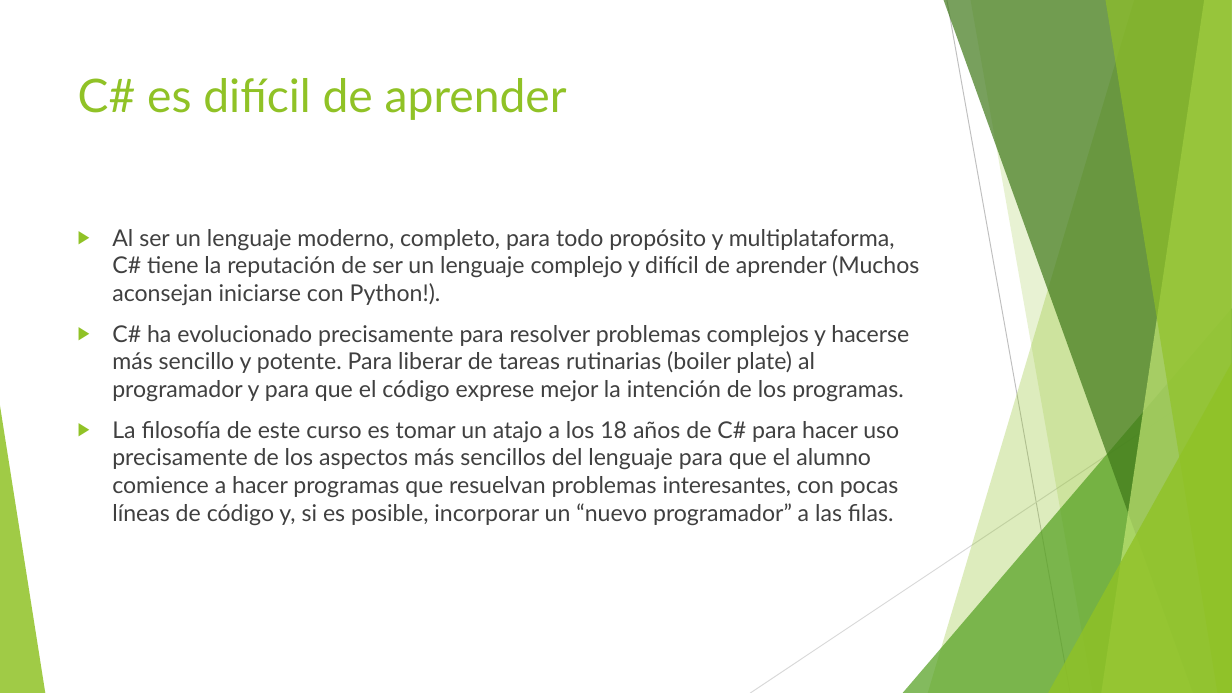
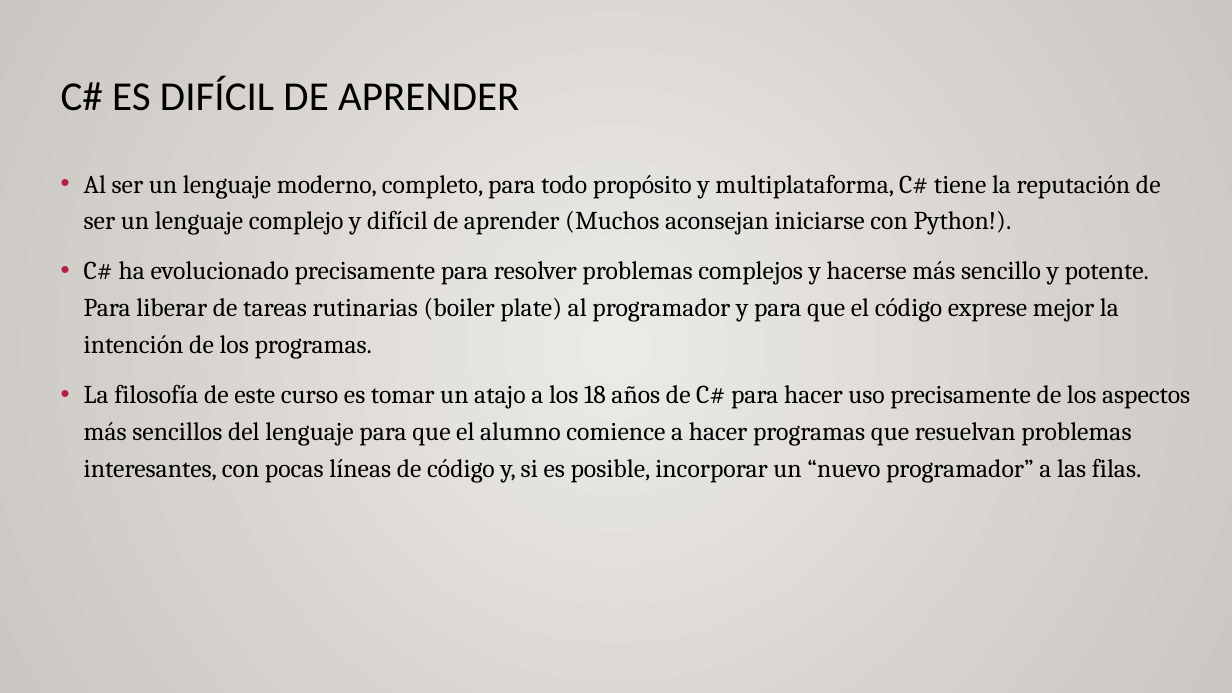
Before and after one commit to AlbertOsinaga/CSharp-MiPrimerLenguaje, a slide deck: slide 3 of C#_MiPrimerLenguaje.pptx. Drawn at 1232x693 pixels with LibreOffice and Linux fonts; fonts in the diff are those of the drawing. Boxes give left, top, right and bottom in pixels: in the first picture for what was removed or moved away, otherwise in the second. Text is boxed around its words. In the diff, an @@ line names an element or a change of style, - is before the commit and + after.

```diff
--- a/C#_MiPrimerLenguaje.pptx
+++ b/C#_MiPrimerLenguaje.pptx
@@ background #FFFFFF to gradient #ECEAE7 to #CAC7C1 @@
@@ title at [61, 76, 519, 111]: text changed; size 36 to 32 pt; font Lato to Calibri; text colour #90C226 to #000000 @@
-C# es difícil de aprender
+C# ES DIFÍCIL DE APRENDER
@@ text "Al ser un lenguaje moderno, ...": place and size @@
-text "Al ser un lenguaje moderno, ..." at [112, 229, 919, 525]
+text "Al ser un lenguaje moderno, ..." at [84, 174, 1190, 482]
@@ text "Al ser un lenguaje moderno, ..." at [84, 174, 1190, 482]: size 18 to 20 pt, font Lato to Cambria, text colour #404040 to #000000; bullet ▶ to •; line spacing 1 to 1.2; bullet colour #90C226 to #B71E42 @@
@@ group removed at [0, 0, 1232, 693]: 5 freeform shapes, 3 triangles, 2 lines @@
```
Also in this commit, not shown: 11 other slides changed, 7 slides added, 1 other file.
